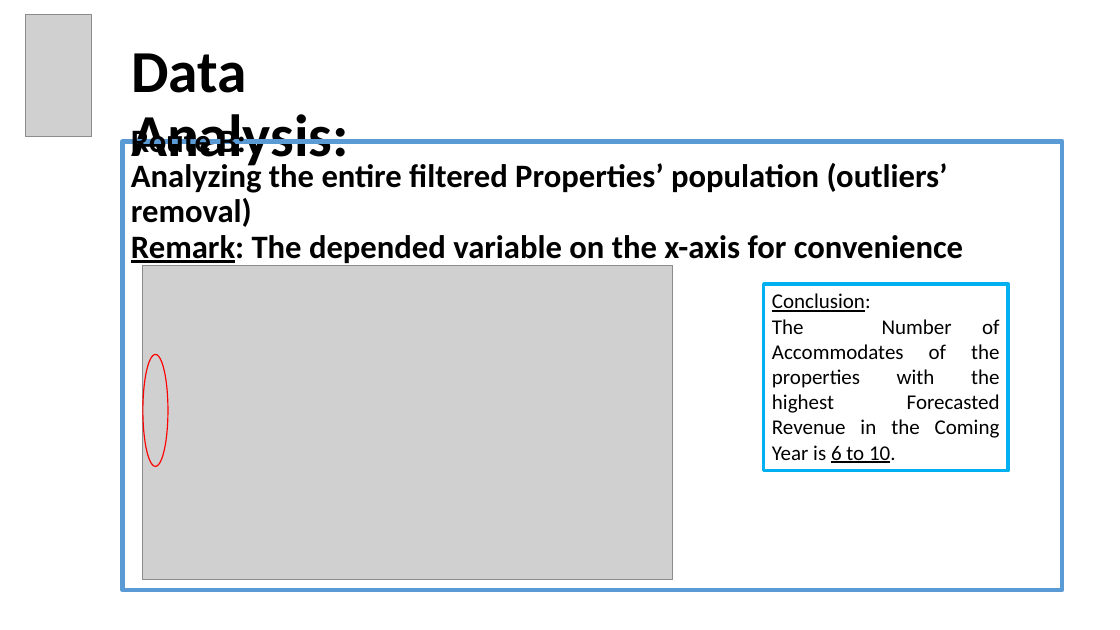
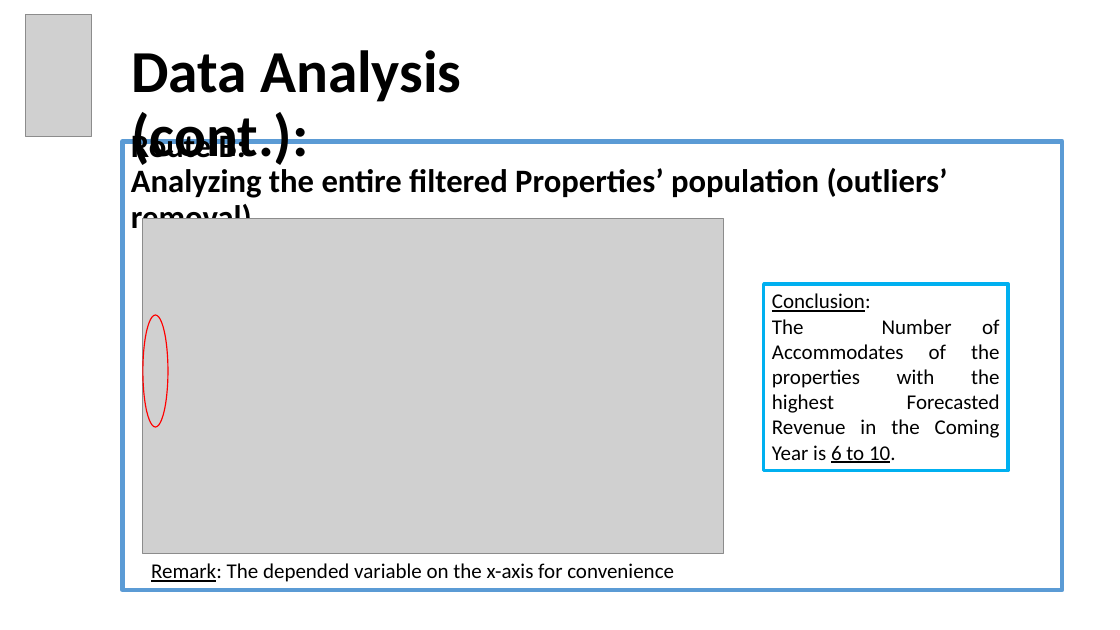
Before and after one commit to EyalVultz/Fianl-Project-Data-Analyst-Program-Hebrew-University-of-Jerusalem-Class-4-Group-2, a slide deck: slide 17 of Final Project Data Analyst Program Hebrew University of Jerusalem Class No. 4 Group 2.pptx. Drawn at 1120x630 pixels with LibreOffice and Linux fonts; fonts in the diff are those of the drawing; grey boxes stand for pictures. Boxes give left, top, right and bottom in pixels: in the first picture for what was removed or moved away, otherwise in the second. Text is boxed around its words. In the diff, an @@ line names an element or a change of style, - is before the commit and + after.

```diff
--- a/Final Project Data Analyst Program Hebrew University of Jerusalem Class No. 4 Group 2.pptx
+++ b/Final Project Data Analyst Program Hebrew University of Jerusalem Class No. 4 Group 2.pptx
@@ title at bbox=[131, 50, 462, 171]: text changed @@
-Data Analysis:
+Data Analysis (cont.):
@@ text at bbox=[131, 235, 963, 266]: paragraph removed @@
-Remark: The depended variable on the x-axis for convenience
@@ picture: place and size @@
-picture at bbox=[143, 266, 673, 580]
+picture at bbox=[143, 218, 723, 554]
@@ ellipse: place and size @@
-ellipse at bbox=[143, 355, 168, 466]
+ellipse at bbox=[143, 315, 168, 427]
@@ text added at bbox=[151, 563, 674, 582], 18 pt, text #000000 @@
+Remark: The depended variable on the x-axis for convenience
```
Also in this commit, not shown: 11 other slides changed.
